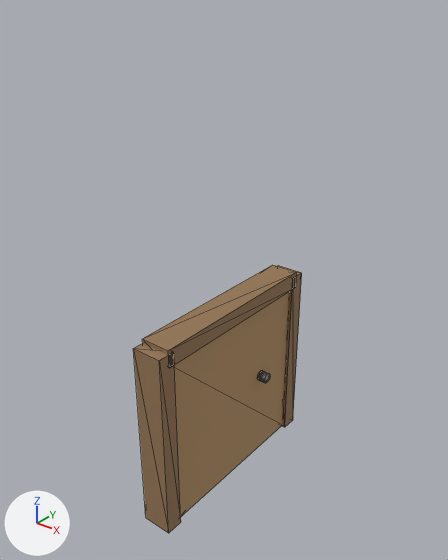
An edit to the glTF model demos/3d-map/assets/door.glb, drawn before and after from the same camera.
Rendered twice from a 50 mm lens placed at (1.49, -1.89, 2.2), pointed at (-0.02, 0.0, 1.02). Lighting does not change. The marker at lower left points along +X, +Y and +Z. The first picture is the older version. Mesh edges are drawn as thin lines. Vertices at exactly the same position are counted once.
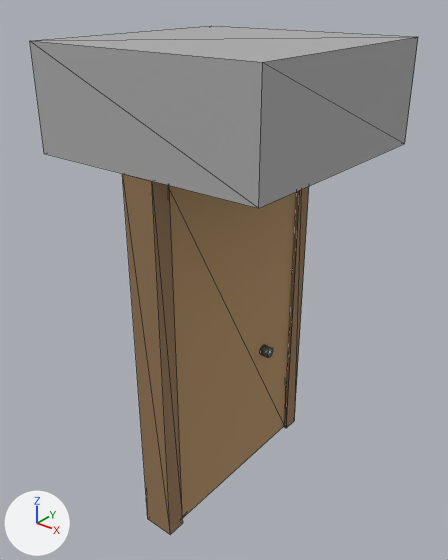
Boxes [x1, y1, x2, y2] around the edits, measured in the pictures (448 x 560 px; the box of a moved part takes in the faces that stretch with it):
```json
{"object": "Cube", "change": "reshaped", "before": [133, 265, 302, 533], "after": [30, 26, 418, 534], "on screen": "129% wider, 89% taller"}
{"part": 1, "of": "me_cube", "change": "moved or reshaped", "before": [142, 265, 297, 367], "after": [122, 174, 182, 534]}
{"part": 2, "of": "me_cube", "change": "moved or reshaped", "before": [133, 343, 181, 533], "after": [283, 186, 309, 428]}
{"part": 3, "of": "me_cube", "change": "moved or reshaped", "before": [278, 265, 302, 427], "after": [30, 26, 418, 208]}
{"part": 4, "of": "me_cube", "change": "moved or reshaped", "before": [257, 370, 270, 383], "after": [260, 345, 273, 358]}
{"part": 5, "of": "me_cube", "change": "moved or reshaped", "before": [174, 292, 289, 517], "after": [169, 186, 296, 518]}
{"part": 6, "of": "me_cube", "change": "recoloured", "before": [282, 286, 293, 427], "after": [30, 41, 404, 208]}
{"part": 7, "of": "me_cube", "change": "recoloured", "before": [283, 273, 302, 423], "after": [31, 37, 418, 208]}
{"part": 8, "of": "me_cube", "change": "recoloured", "before": [278, 265, 301, 276], "after": [31, 36, 415, 62]}
```

Scene script edits in JSON lines:
```json
{"op": "add", "block": "mat_wallmatch", "code": ["mat_wallmatch = principled_material('wallmatch')", "mat_wallmatch.base_color = (0.412, 0.412, 0.412)  # grey #acacac", "mat_wallmatch.roughness = 0.92"]}
{"block": "me_cube", "where": "# used by ob_cube; location = (0.0, 0.0, 0.0)"}
{"block": "me_cube", "where": "# before: 0 (-0.06, -0.43, 0.0), 1 (-0.06, -0.43, 0.84), 2 (-0.06, 0.43, 0.0), 3 (-0.06, 0.43, 0.84), 4 (0.04, -0.43, 0.0)"}
{"block": "me_cube", "where": "# before: 5 (0.04, -0.43, 0.84), 6 (0.04, 0.43, 0.0), 7 (0.04, 0.43, 0.84)"}
{"op": "remove", "block": "me_cube", "code": "me_cube.from_pydata(...)  # 80 vertices, 140 faces; spans x -0.08..0.08, y -0.5..0.5, z 0.0..0.92"}
{"op": "add", "block": "me_cube", "code": "me_cube.from_pydata(...)  # 80 vertices, 140 faces; spans x -0.5..0.5, y -0.5..0.5, z 0.0..2.0"}
{"block": "me_cube", "change": "me_cube part 1: the loose piece of 8 vertices spanning x -0.08..0.06, y -0.45..0.45, z 0.84..0.92 is scaled about its middle by (1, 0.0889, 20), then moved by (0.01, -0.46, -0.08)"}
{"block": "me_cube", "change": "me_cube part 2: the loose piece of 8 vertices spanning x -0.08..0.06, y -0.5..-0.42, z 0.0..0.9 is scaled about its middle by (1, 1, 1.78), then moved by (0.01, 0.92, 0.35)"}
{"block": "me_cube", "change": "me_cube part 3: the loose piece of 8 vertices spanning x -0.08..0.06, y 0.42..0.5, z 0.0..0.9 is scaled about its middle by (7.14, 12.5, 0.444), then moved by (0.01, -0.46, 1.35)"}
{"block": "me_cube", "change": "me_cube part 4: the loose piece of 48 vertices spanning x 0.04..0.08, y 0.175..0.225, z 0.425..0.475 is moved by (0.01, 0.0, 0.15)"}
{"block": "me_cube", "change": "me_cube part 5"}
{"op": "add", "block": "me_cube", "code": "for i in [0, 2, 4, 6]: me_cube.vertices[i].co += Vector((0.01, 0.0, 0.0))"}
{"op": "add", "block": "me_cube", "code": "for i in [1, 3, 5, 7]: me_cube.vertices[i].co += Vector((0.01, 0.0, 0.76))"}
{"block": "me_cube", "change": "me_cube part 6: all 4 faces centred in x -0.08..0.06, y 0.42..0.5, z 0.3 switch from mat_wood_dark (brown #957655) to mat_wallmatch (grey #acacac)"}
{"block": "me_cube", "change": "me_cube part 7: all 4 faces centred in x -0.08..0.06, y 0.42..0.5, z 0.6 switch from mat_wood_dark (brown #957655) to mat_wallmatch (grey #acacac)"}
{"block": "me_cube", "change": "me_cube part 8: all 2 faces centred in x -0.033..0.013, y 0.447..0.473, z 0.9 switch from mat_wood_dark (brown #957655) to mat_wallmatch (grey #acacac)"}
```
